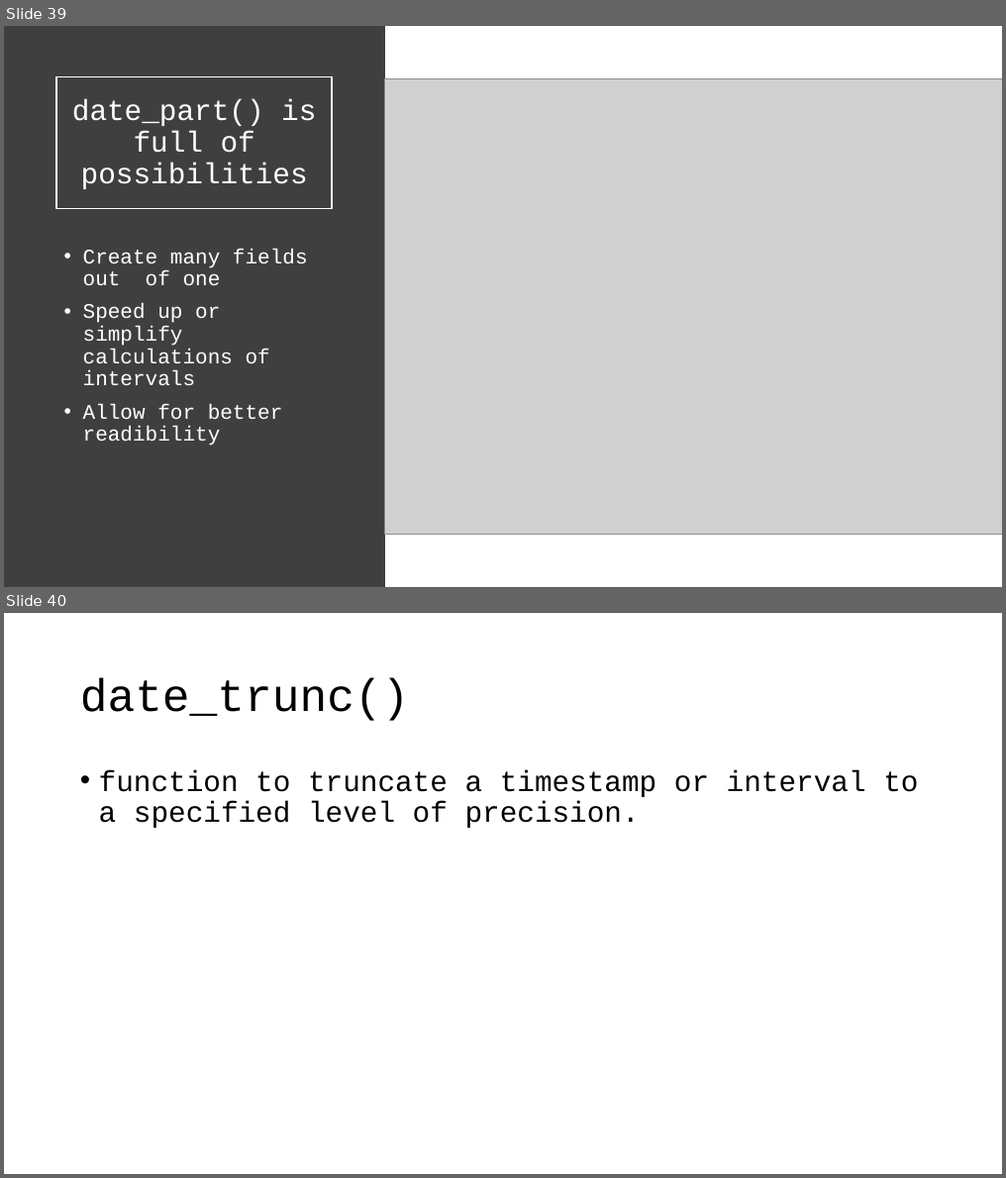
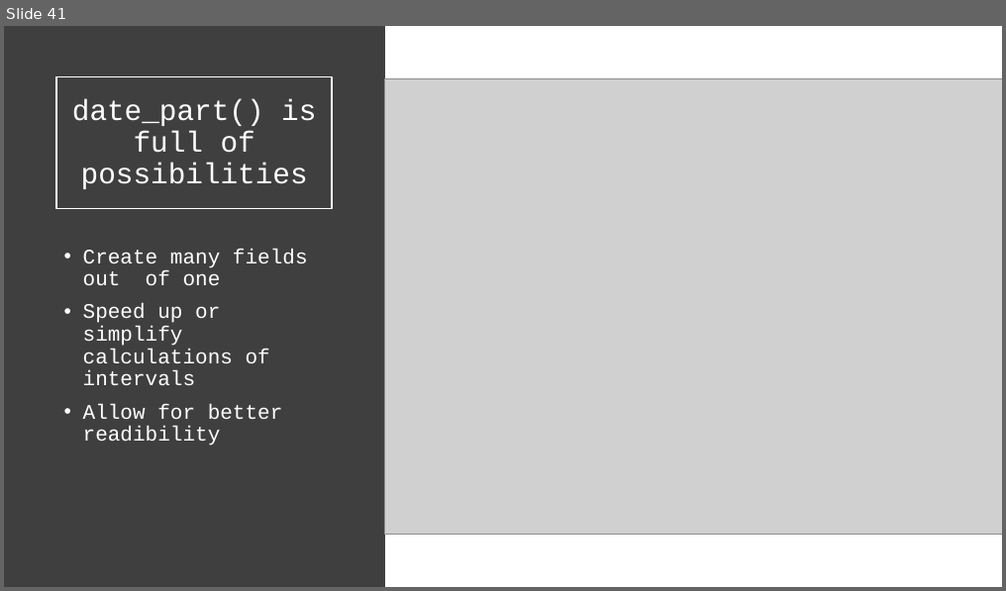
Before and after one commit to VadimAcosta/timestamps_and_intervals, a slide deck: times_and_dates.pptx. Shown one above the other, each under a label of ours: slides 39 and 40 before the commit, slide 41 after it. The pictures are 1006x1178 and 1006x591 pixels, drawn with LibreOffice and Linux fonts; fonts in the diff are those of the drawing; grey boxes stand for pictures. Boxes give left, top, right and bottom in pixels: in the first picture for what was removed or moved away, otherwise in the second. Text is boxed around its words. In the diff, an @@ line names an element or a change of style, - is before the commit and + after.

```diff
--- a/times_and_dates.pptx
+++ b/times_and_dates.pptx
@@ slide 40 removed at (x1=4, y1=613, x2=1002, y2=1174), background #FFFFFF @@
@@ title removed at (x1=80, y1=679, x2=410, y2=721) @@
-date_trunc()
@@ text removed at (x1=99, y1=770, x2=918, y2=828) @@
-• function to truncate a timestamp or interval to a specified level of precision.
@@ what was slide 39 is now slide 41 @@
```
Also in this commit, not shown: 9 slides changed, 2 slides added, 3 other slides removed, 1 other file.
